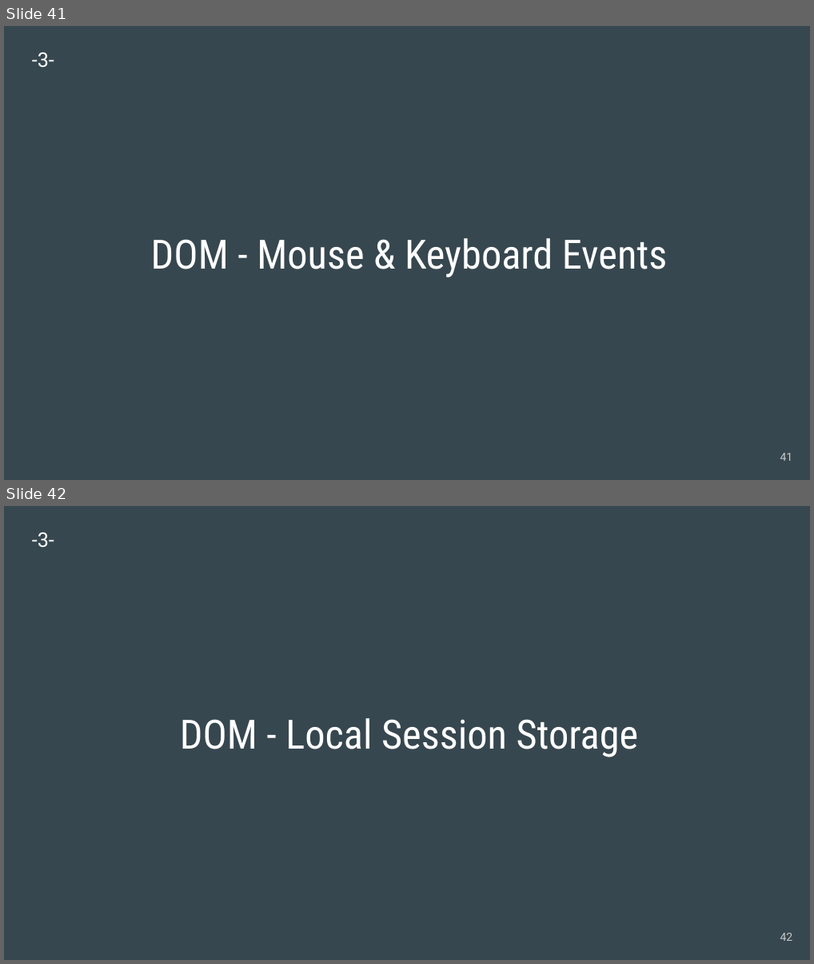
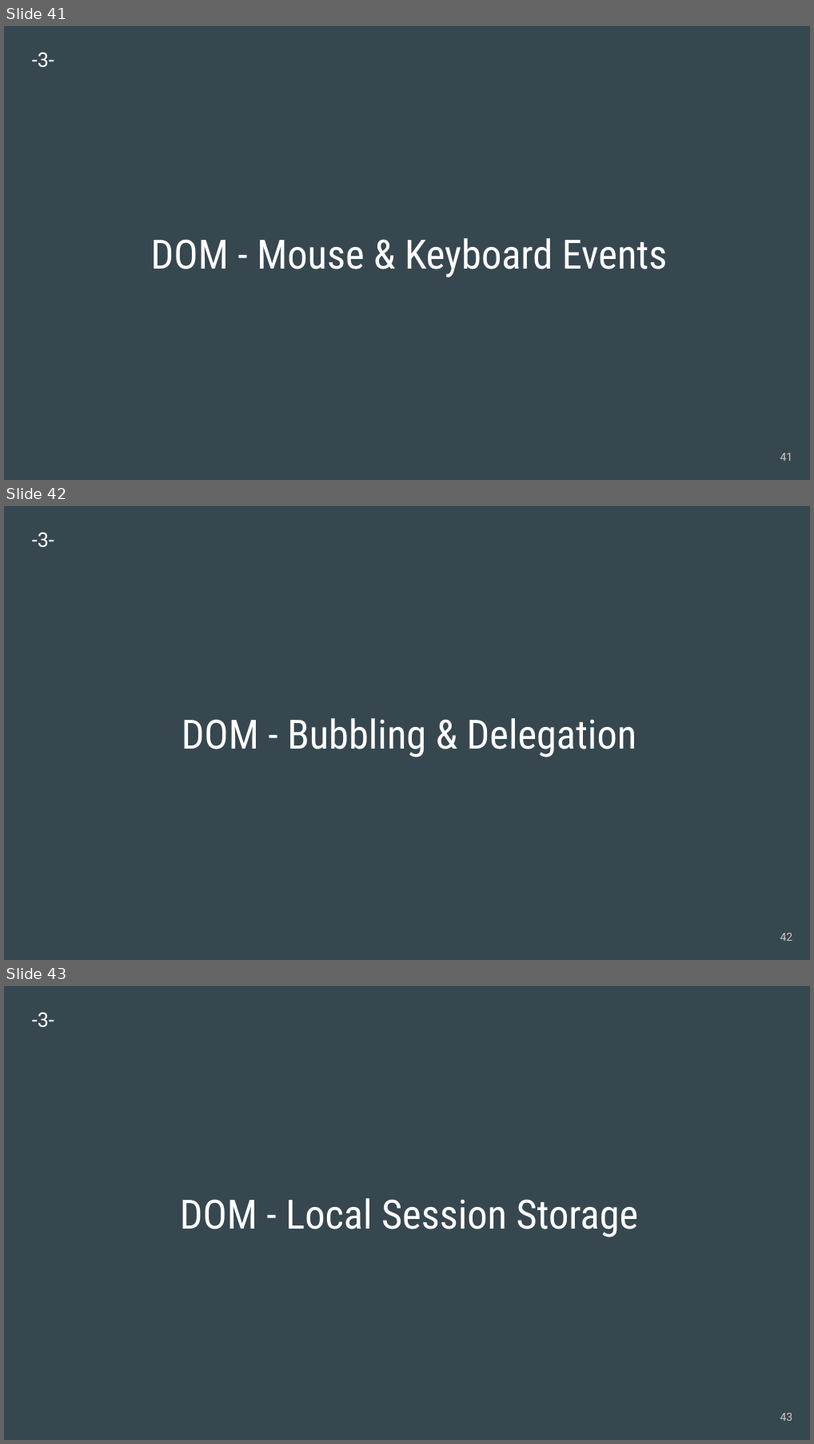
Before and after one commit to engwsalama/webdev_js, a slide deck: 2020-WebDev_js.pptx. Shown one above the other, each under a label of ours: slides 41 and 42 before the commit, slides 41, 42 and 43 after it. The pictures are 814x964 and 814x1444 pixels, drawn with LibreOffice and Linux fonts; fonts in the diff are those of the drawing. Boxes give left, top, right and bottom in pixels: in the first picture for what was removed or moved away, otherwise in the second. Text is boxed around its words. In the diff, an @@ line names an element or a change of style, - is before the commit and + after.

```diff
--- a/2020-WebDev_js.pptx
+++ b/2020-WebDev_js.pptx
@@ slide 42 added at [4, 506, 810, 960], background #37474F @@
@@ text added at [32, 532, 54, 548], 18 pt, text #FFFFFF @@
+-3-
@@ title added at [182, 718, 637, 757], 36 pt, text #FFFFFF @@
+DOM - Bubbling & Delegation
@@ page number added at [781, 932, 794, 940], 10 pt, text #CACACA @@
+42
@@ what was slide 42 is now slide 43 @@
@@ page number at [781, 1412, 794, 1420]: text changed @@
-42
+43
```
Also in this commit, not shown: 9 other slides added, 1 other file.
